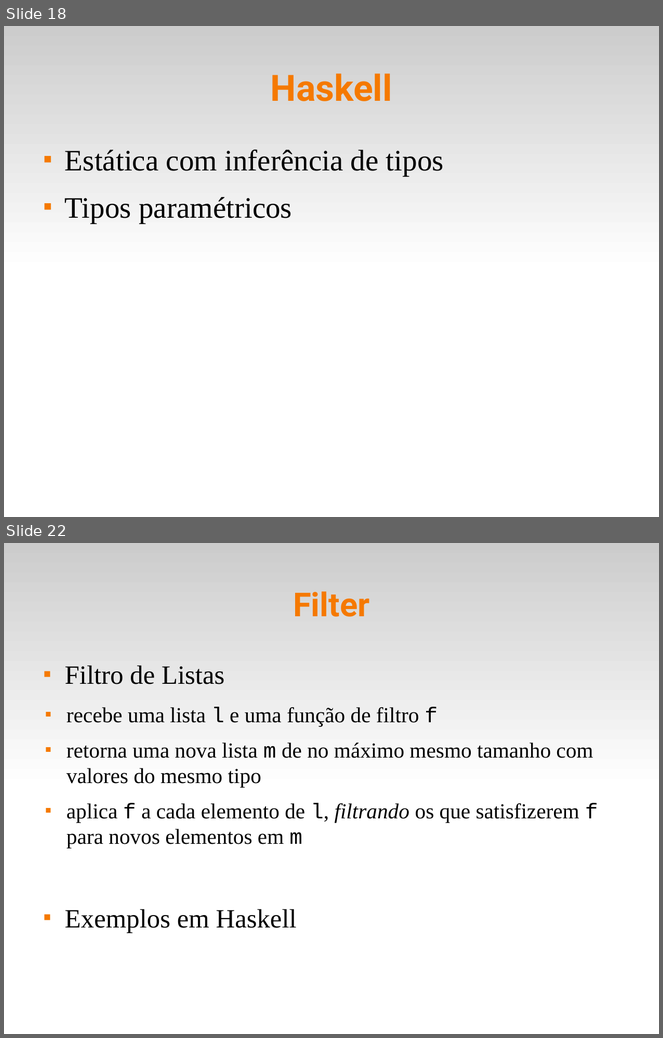
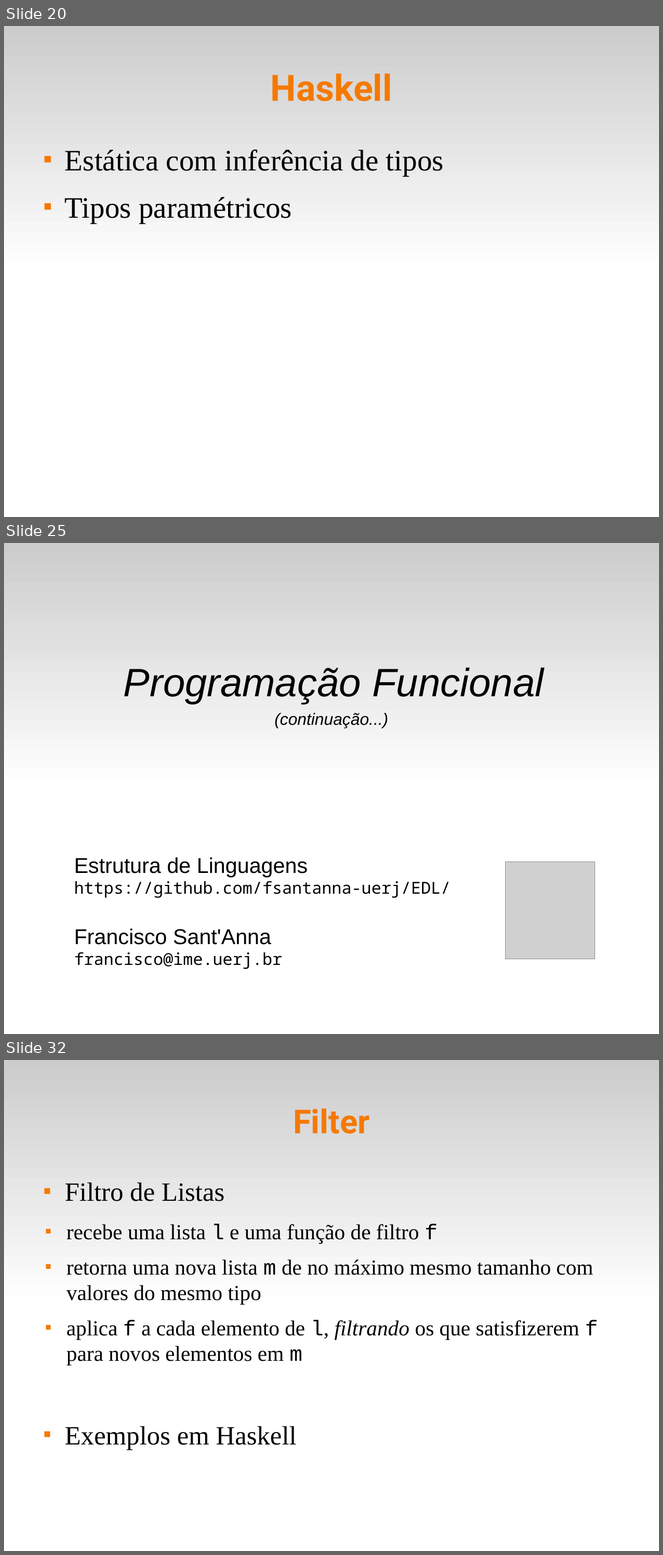
Before and after one commit to fsantanna-uerj/EDL, a slide deck: slides/edl-10-fun.odp. Shown one above the other, each under a label of ours: slides 18 and 22 before the commit, slides 20, 25 and 32 after it; the slides between them are not shown. The pictures are 663x1038 and 663x1555 pixels, drawn with LibreOffice and Linux fonts; fonts in the diff are those of the drawing; grey boxes stand for pictures. Boxes give left, top, right and bottom in pixels: in the first picture for what was removed or moved away, otherwise in the second. Text is boxed around its words. In the diff, an @@ line names an element or a change of style, - is before the commit and + after.

```diff
--- a/slides/edl-10-fun.odp
+++ b/slides/edl-10-fun.odp
@@ slide 25 added at (4, 543, 659, 1034), background #FFFFFF; not listed: 1 template element that a slide beside it also shows @@
@@ subtitle added at (124, 667, 544, 704), 48 pt, text #000000, italic @@
+Programação Funcional
@@ text added at (274, 713, 388, 728), 20 pt, text #000000, italic @@
+(continuação...)
@@ text added at (74, 858, 451, 969), 20 pt, text #000000 @@
+Estrutura de Linguagens
+https://github.com/fsantanna-uerj/EDL/
+Francisco Sant'Anna
+francisco@ime.uerj.br
@@ picture added at (506, 862, 595, 960) @@
@@ what was slide 18 is now slide 20 @@
@@ what was slide 22 is now slide 32 @@
```
Also in this commit, not shown: 4 slides changed, 9 other slides added, 4 other files.
